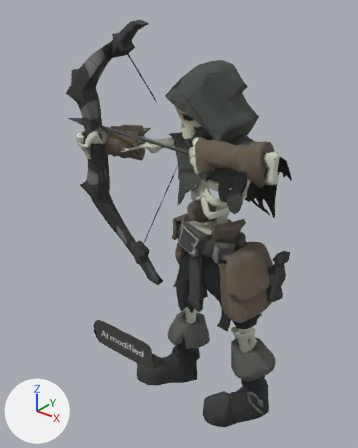
Two versions of the glTF model public/models/warlock.glb, one commit apart.
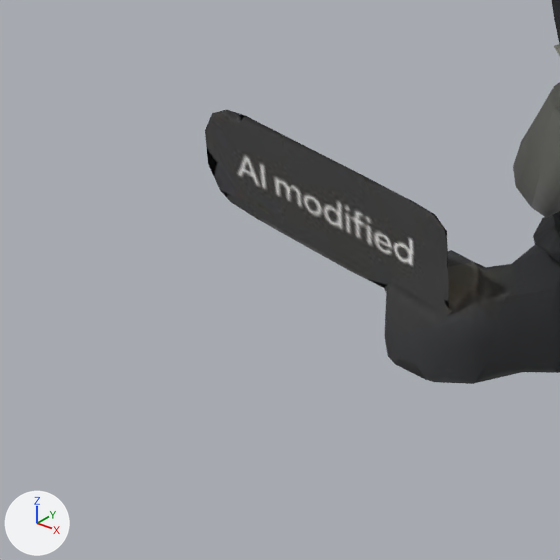
Each version appears first whole from a camera (50 mm lens) standing at (0.71, -0.876, 1.064) and looking at (0.001, 0.01, 0.515), and next in a close-up on the part from 12% to 50% of the width and 66% to 96% of the height. Arrows for +X, +Y and +Z are at lower left; the lights stay in place. The older version's two pictures come first. Vertices at exactly the same position are counted once.

Objects in the first close-up: 'model'.
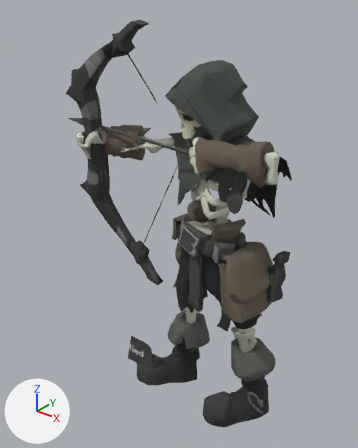
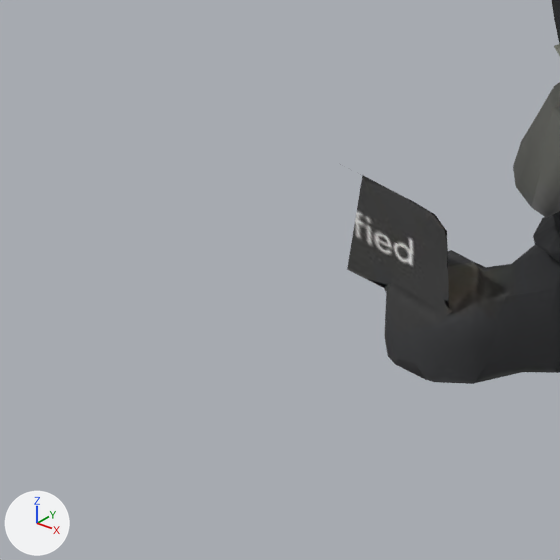
Boxes [x1, y1, x2, y2] around the edits, measured in the close-ups (560 x 560 px):
'model', reshaped
    before: [205, 0, 560, 384]
    after: [342, 0, 560, 384]
part 1 of me_mesh_0, deleted
    before: [205, 110, 362, 269]

The edits, one by one:
me_mesh_0 is used by ob_model.
me_mesh_0 had 6900 vertices, 13985 faces and spanned x -0.3..0.3, y -0.125..0.125, z 0.0..1.0.
me_mesh_0 now has 6873 vertices, 13926 faces and spans x -0.3..0.3, y -0.125..0.125, z 0.0..1.0.
Part 1, on me_mesh_0:
27 vertices are removed from x -0.288..-0.197, y -0.056..-0.053, z 0.041..0.137.
59 faces are deleted.
Other edits to the shape of me_mesh_0 do not show in these pictures.
